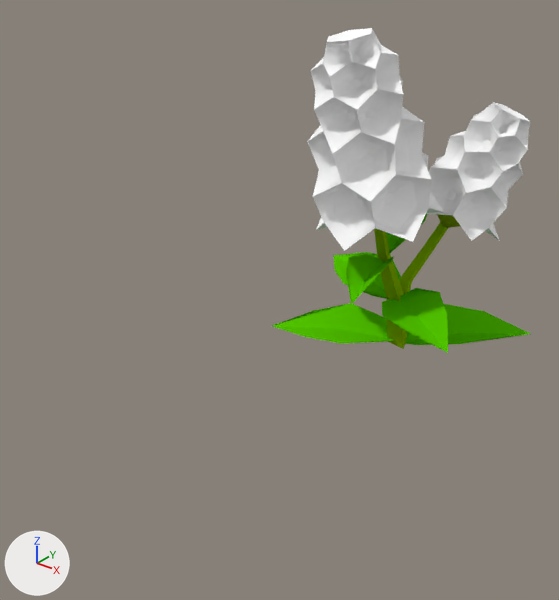
A saved change to the Blender file crops/plants/bricks/new_flowers.blend.
Camera for both pictures: a camera (50 mm lens) standing at (3.46, -4.33, 3.94) and looking at (-0.09, 0.11, 1.19). Arrows for +X, +Y and +Z are at lower left; the lights stay in place.
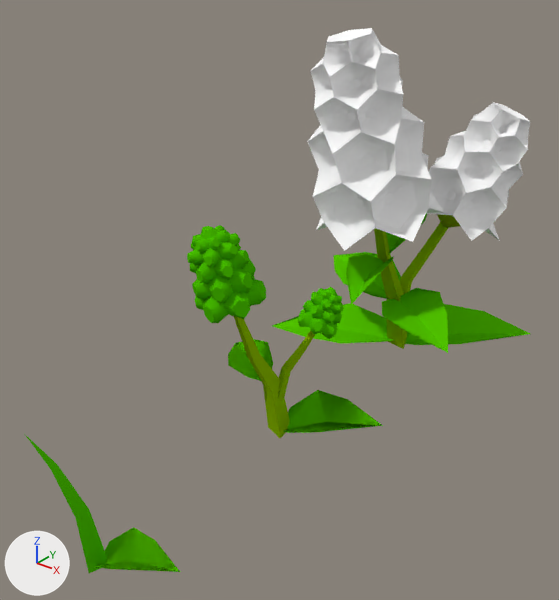
Commit message: Fix flower bugs

Diff of the bpy script that builds the scene:
```diff
--- a/crops/plants/bricks/new_flowers.blend.py
+++ b/crops/plants/bricks/new_flowers.blend.py
@@ ob_beziercurve_003 @@
 _m = ob_beziercurve_003.modifiers.new('EdgeSplit', 'EDGE_SPLIT')
-ob_beziercurve_003.hide_set(True)  # its collection is switched off
@@ ob_plane_309 @@
 _m = ob_plane_309.modifiers.new('EdgeSplit', 'EDGE_SPLIT')
 _m.use_edge_angle = False
-ob_plane_309.hide_set(True)  # its collection is switched off
@@ ob_beziercurve_006 @@
 _m = ob_beziercurve_006.modifiers.new('EdgeSplit', 'EDGE_SPLIT')
-ob_beziercurve_006.hide_set(True)  # its collection is switched off
@@ ob_beziercurve_005 @@
 _m = ob_beziercurve_005.modifiers.new('EdgeSplit', 'EDGE_SPLIT')
-ob_beziercurve_005.hide_set(True)  # its collection is switched off
@@ ob_plane_308 @@
 _m = ob_plane_308.modifiers.new('EdgeSplit', 'EDGE_SPLIT')
 _m.use_edge_angle = False
-ob_plane_308.hide_set(True)  # its collection is switched off
@@ ob_cylinder_014 @@
 _m = ob_cylinder_014.modifiers.new('EdgeSplit', 'EDGE_SPLIT')
 _m.use_edge_angle = False
-ob_cylinder_014.hide_set(True)  # its collection is switched off
@@ ob_cylinder_021 @@
 _m = ob_cylinder_021.modifiers.new('EdgeSplit', 'EDGE_SPLIT')
 _m.use_edge_angle = False
-ob_cylinder_021.hide_set(True)  # its collection is switched off
```

Changed parts and their boxes [x1, y1, x2, y2] in the pictures (559 x 600 px):
'Cylinder.021', shown (green)
    after: [187, 225, 266, 323]
'Plane.308', shown (green)
    after: [228, 339, 383, 433]
'Plane.309', shown (green)
    after: [95, 527, 180, 572]
'BezierCurve.003', shown (green)
    after: [26, 436, 108, 573]
'BezierCurve.006', shown (green)
    after: [234, 316, 290, 439]
'Cylinder.014', shown (green)
    after: [298, 287, 343, 339]
'BezierCurve.005', shown (green)
    after: [273, 330, 315, 413]
